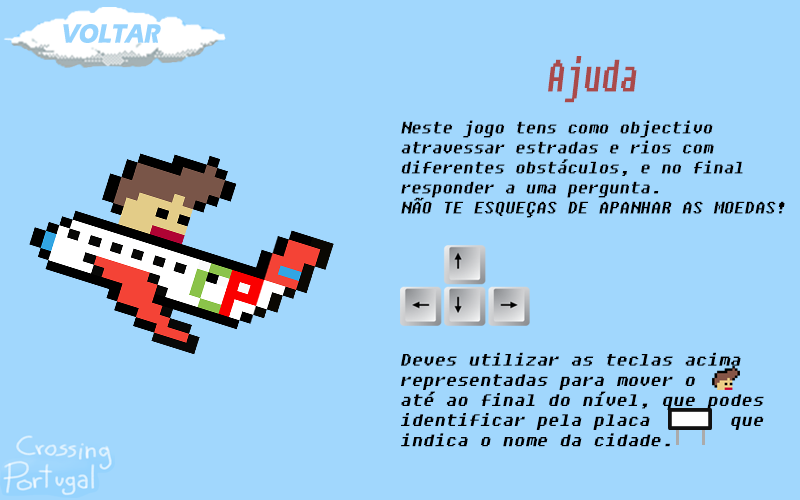
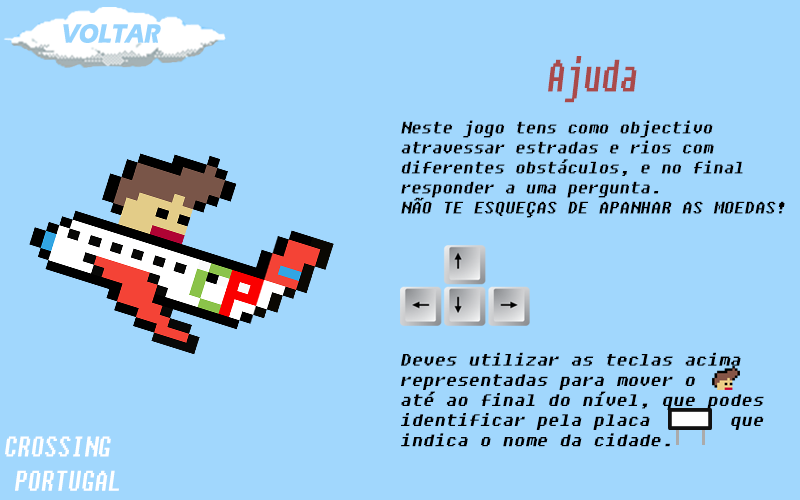
The second (800, 500) image is a revision of the first. Changes to its layers:
added layer "CROSSINGPORTUGAL" above "Deves utilizar as teclas acima representadas para mover o at" over [5, 436, 119, 491]
removed layer "CrossingPortugal" over [0, 434, 115, 498]
